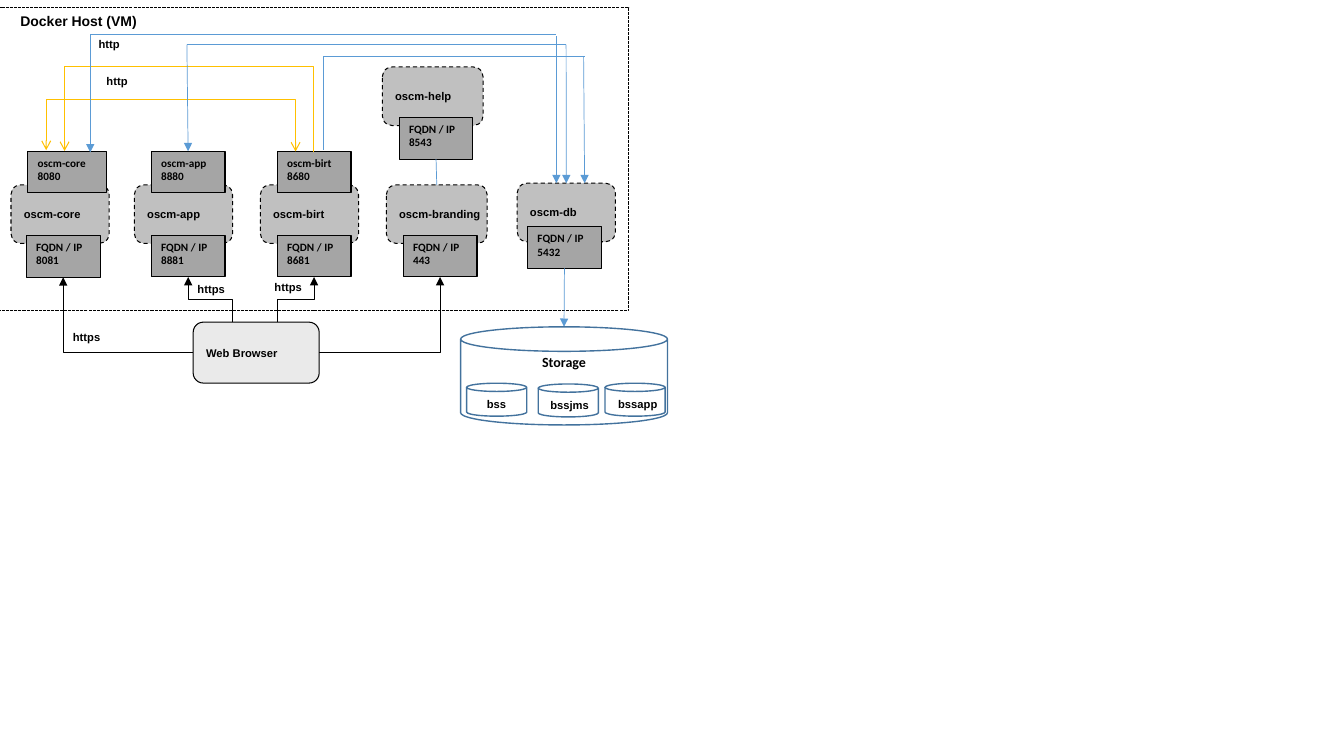
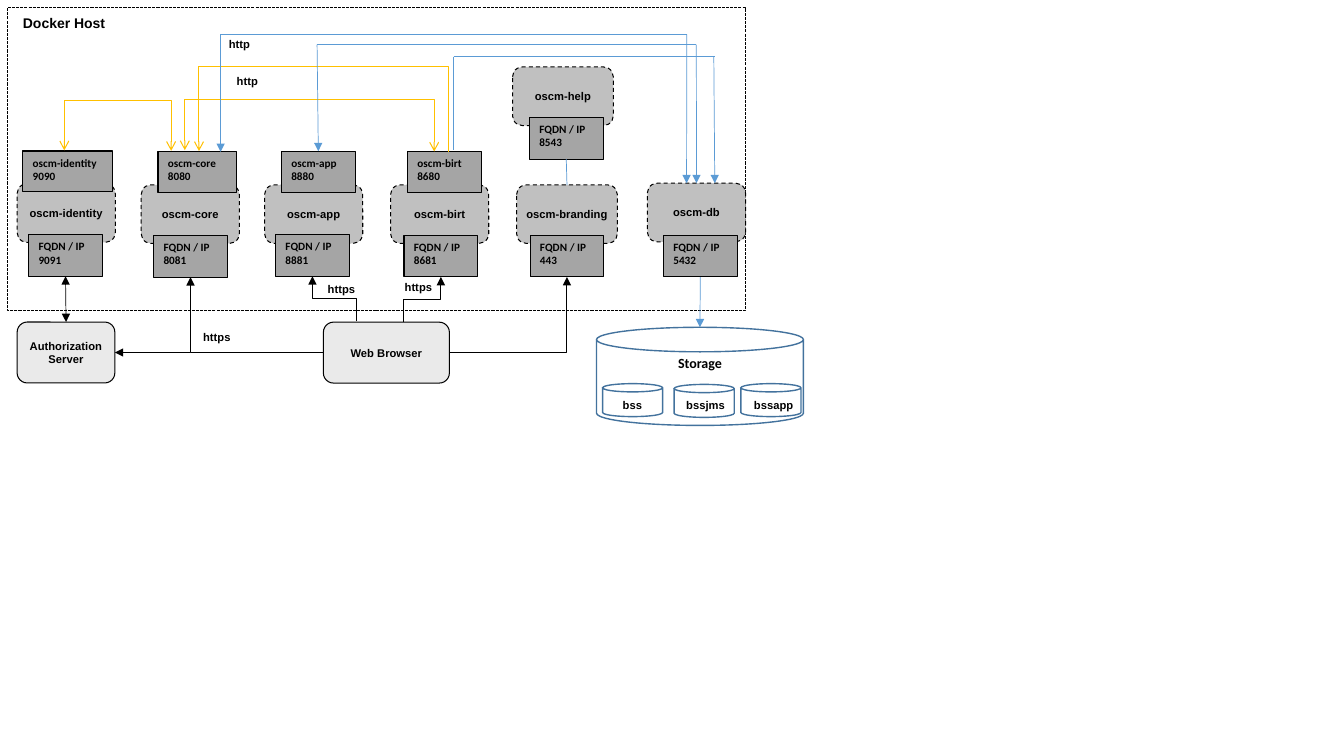
Before and after one commit to servicecatalog/documentation, a slide deck: slide 1 of Development/DocSources/en/Shared/_images/Containers.pptx. Drawn at 1344x756 pixels with LibreOffice and Linux fonts; fonts in the diff are those of the drawing. Boxes give left, top, right and bottom in pixels: in the first picture for what was removed or moved away, otherwise in the second. Text is boxed around its words. In the diff, an @@ line names an element or a change of style, - is before the commit and + after.

```diff
--- a/Development/DocSources/en/Shared/_images/Containers.pptx
+++ b/Development/DocSources/en/Shared/_images/Containers.pptx
@@ rectangle: place and size @@
-rectangle at (0, 8, 629, 312)
+rectangle at (7, 8, 745, 312)
@@ text at (23, 18, 105, 28): text changed @@
-Docker Host (VM)
+Docker Host
@@ 7 rounded rectangles, 5 texts, 5 lines, 5 arrows, 4 rectangles: place and size @@
-7 rounded rectangles, 5 texts, 5 lines, 5 arrows, 4 rectangles at (11, 35, 615, 383)
+7 rounded rectangles, 5 texts, 5 lines, 5 arrows, 4 rectangles at (141, 34, 745, 383)
@@ elbow double arrow added from (171, 151) to (65, 150), #FFC000 0.75 pt @@
@@ elbow double arrow moved from (295, 151) - (46, 150) to (435, 151) - (185, 150) @@
@@ rectangle added at (23, 151, 113, 193), fill #A5A5A5, outline #000000 0.75 pt, 8 pt, text #000000, bold @@
+oscm-identity
+9090
@@ rounded rectangle added at (17, 184, 115, 242), fill #C0C0C0, outline #000000 0.75 pt dashed, 8 pt, text #000000, bold @@
+oscm-identity
@@ alignment left to centre in 7 elements at (264, 185, 362, 243), (141, 185, 239, 243), (516, 185, 617, 243), (324, 323, 450, 383), (512, 67, 613, 125), (647, 184, 745, 242), (391, 185, 489, 243) @@
@@ rectangle added at (28, 235, 102, 276), fill #A5A5A5, outline #000000 0.75 pt, 8 pt, text #000000, bold @@
+FQDN / IP
+9091
@@ rectangle "FQDN / IP": place and size @@
-rectangle "FQDN / IP" at (527, 227, 601, 268)
+rectangle "FQDN / IP" at (663, 235, 737, 276)
@@ double arrow added from (66, 276) to (67, 322), #000000 0.5 pt @@
@@ 4 rectangles, 3 elbow arrows: place and size @@
-4 rectangles, 3 elbow arrows at (26, 235, 477, 353)
+4 rectangles, 3 elbow arrows at (153, 235, 604, 353)
@@ elbow arrow moved from (320, 353) - (441, 277) to (450, 353) - (567, 277) @@
@@ arrow moved from (565, 268) - (565, 327) to (701, 277) - (700, 328) @@
@@ rounded rectangle added at (17, 322, 115, 382), fill #EAEAEA, outline #000000 0.75 pt, 8 pt, text #000000, bold @@
+Authorization
+Server
@@ 4 texts, 4 cylinders, 1 elbow arrow: place and size @@
-4 texts, 4 cylinders, 1 elbow arrow at (65, 66, 667, 424)
+4 texts, 4 cylinders, 1 elbow arrow at (199, 66, 804, 425)
@@ arrow added from (191, 353) to (115, 353), #000000 0.5 pt @@
```
Also in this commit, not shown: 1 other slide changed, 17 other files.
